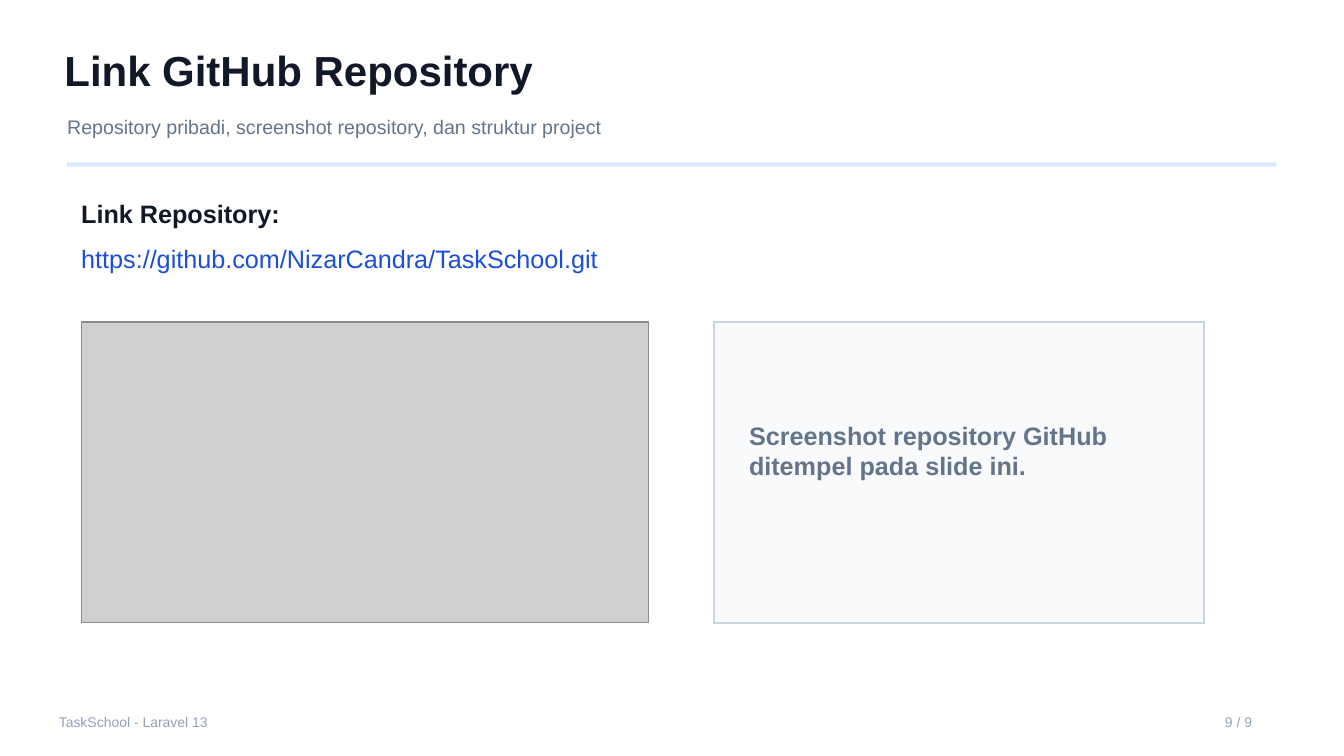
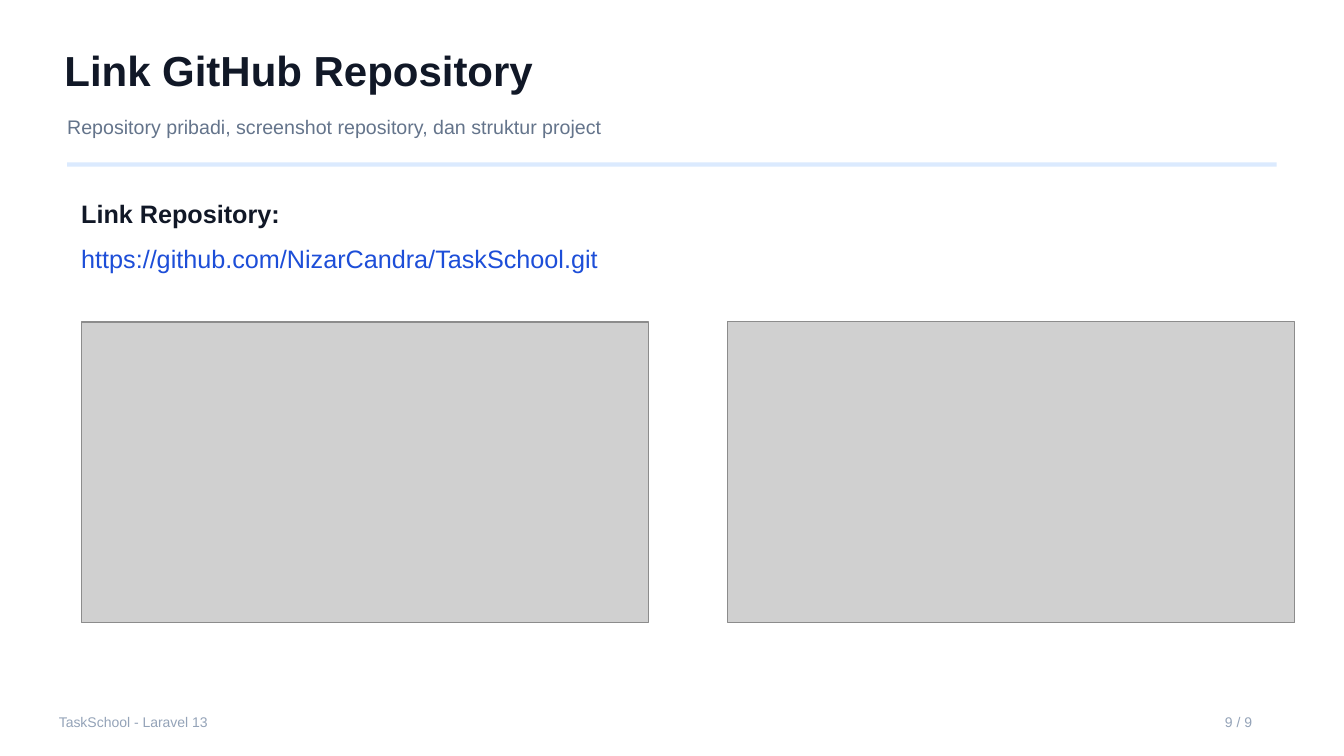
Before and after one commit to NizarCandra/TaskSchool, a slide deck: slide 9 of public/dokumentasi/TaskSchool.pptx. Drawn at 1344x756 pixels with LibreOffice and Linux fonts; fonts in the diff are those of the drawing; grey boxes stand for pictures. Boxes give left, top, right and bottom in pixels: in the first picture for what was removed or moved away, otherwise in the second. Text is boxed around its words. In the diff, an @@ line names an element or a change of style, - is before the commit and + after.

Commit message:
Perbarui PPT dokumentasi

```diff
--- a/public/dokumentasi/TaskSchool.pptx
+++ b/public/dokumentasi/TaskSchool.pptx
@@ rectangle removed at (x1=714, y1=322, x2=1204, y2=623) @@
@@ picture added at (x1=728, y1=322, x2=1295, y2=623) @@
@@ text removed at (x1=749, y1=427, x2=1107, y2=480) @@
-Screenshot repository GitHub ditempel pada slide ini.
```
